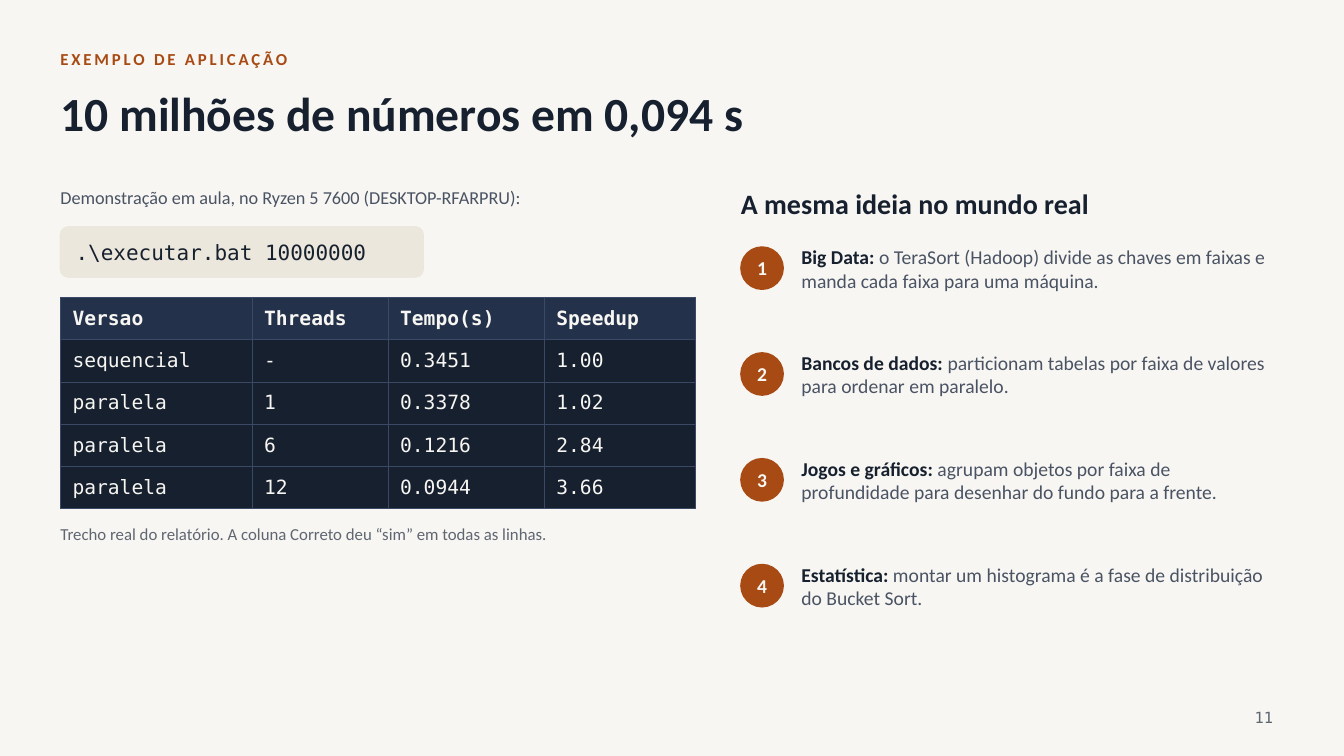
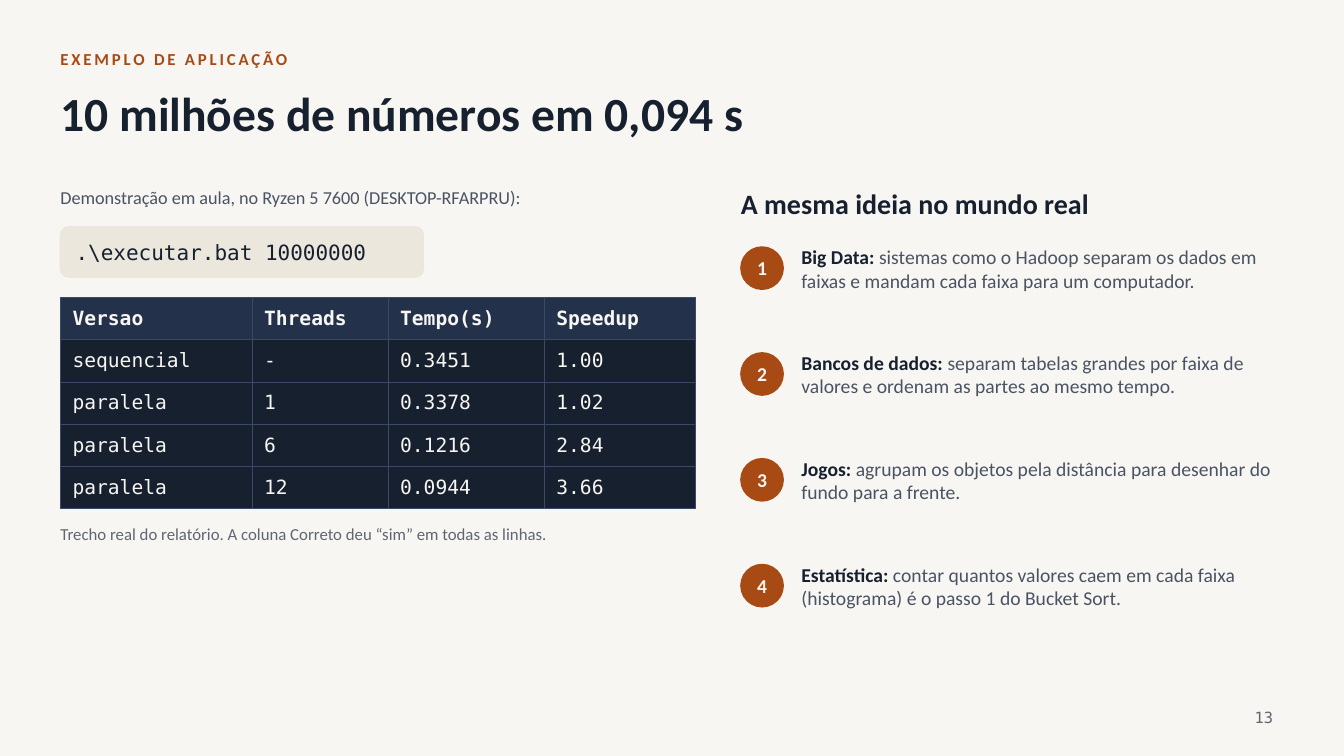
Before and after one commit to Dev2MundialMix/m3_1_bucket_sort, a slide deck: slide 13 of apresentacao/bucket_sort_openmp.pptx (slide 11 before the commit). Drawn at 1344x756 pixels with LibreOffice and Linux fonts; fonts in the diff are those of the drawing. Boxes give left, top, right and bottom in pixels: in the first picture for what was removed or moved away, otherwise in the second. Text is boxed around its words. In the diff, an @@ line names an element or a change of style, - is before the commit and + after.

```diff
--- a/apresentacao/bucket_sort_openmp.pptx
+++ b/apresentacao/bucket_sort_openmp.pptx
@@ text at [801,250,1256,291]: text changed @@
-Big Data: o TeraSort (Hadoop) divide as chaves em faixas e manda cada faixa para uma máquina.
+Big Data: sistemas como o Hadoop separam os dados em faixas e mandam cada faixa para um computador.
@@ text at [801,356,1243,396]: text changed @@
-Bancos de dados: particionam tabelas por faixa de valores para ordenar em paralelo.
+Bancos de dados: separam tabelas grandes por faixa de valores e ordenam as partes ao mesmo tempo.
@@ text at [801,462,1271,502]: text changed @@
-Jogos e gráficos: agrupam objetos por faixa de profundidade para desenhar do fundo para a frente.
+Jogos: agrupam os objetos pela distância para desenhar do fundo para a frente.
@@ text at [801,568,1235,609]: text changed @@
-Estatística: montar um histograma é a fase de distribuição do Bucket Sort.
+Estatística: contar quantos valores caem em cada faixa (histograma) é o passo 1 do Bucket Sort.
@@ page number at [1255,711,1274,723]: text changed @@
-11
+13
```
Also in this commit, not shown: 16 other slides changed, 3 slides added, 1 other file.
